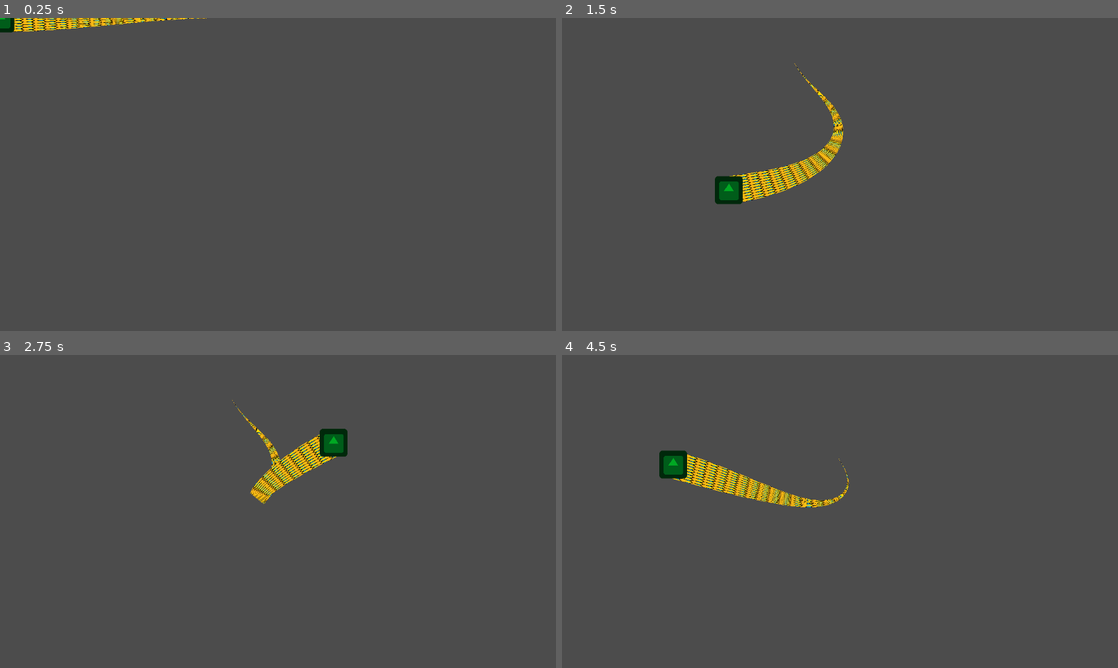
Above: before the commit, frames 1-4 (two rows, left to right).
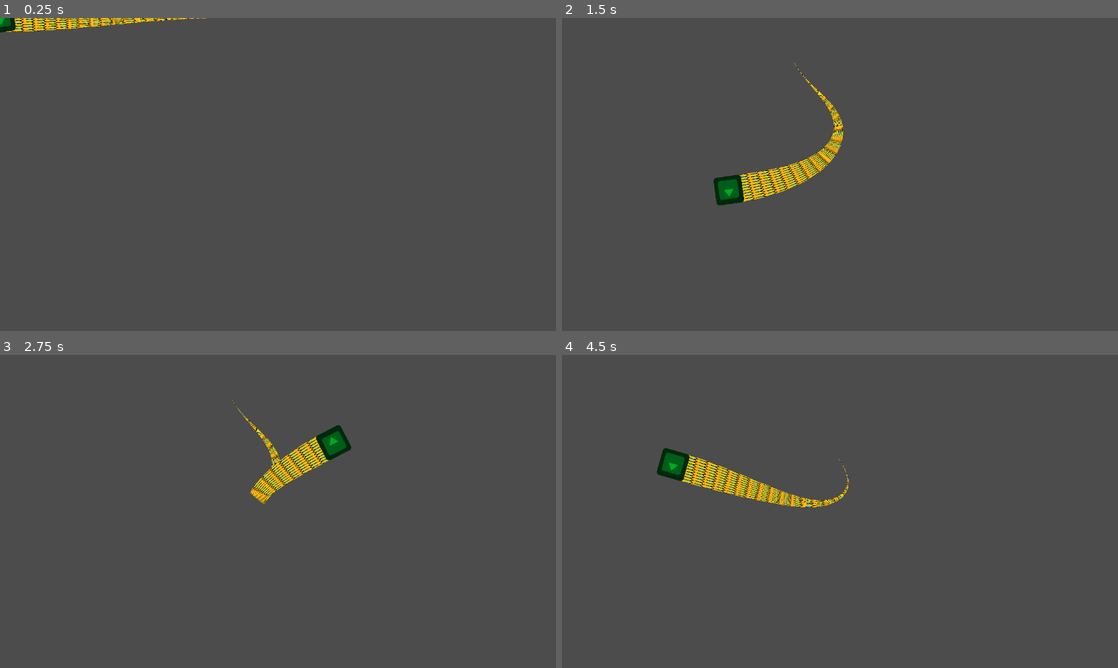
Above: after the commit, the same moments.

Repository: Bumfuzzle91/snake-game
Game: Godot game, scene res://snake/snake.tscn
Two runs of this game, one before a commit and one after it. Both use one fixed random seed, a clock stepped at 60 frames per second and the inputs below. The engine's default icon, where the game draws it, is replaced by a stand-in: a white triangle on a blue panel in a dark square.
Inputs (mouse positions are in pixels of both pictures, inside the frame that each line leads up to):
- Up to frame 1 (0.25 s): no input
- Up to frame 2 (1.5 s): tap Enter at 0.5 s; move the mouse to (962, 158) at 0.52 s; tap Space at 1.25 s; move the mouse to (728, 190) at 1.27 s
- Up to frame 3 (2.75 s): tap Enter at 2 s; move the mouse to (333, 442) at 2.02 s
- Up to frame 4 (4.5 s): tap Space at 2.75, 4.25 s; move the mouse to (812, 574) at 2.77 s; tap Enter at 3.5 s; move the mouse to (1006, 558) at 3.52 s; move the mouse to (673, 464) at 4.27 s

The runs differ from the first frame. In frame 1, less than 0.1% of the frame differs, in the area x 0-3%, y 0-5%; in frame 2, 0.1%; in frame 3, 0.2%, in the area x 56-64%, y 22-34%; in frame 4, 0.2%.

Commit message:
Made head rotate to follow body

Diff:
--- a/src/snake/path/snake_path.gd
+++ b/src/snake/path/snake_path.gd
@@ -1,7 +1,5 @@
 #snake_path.gd
 extends Path2D
-
-#onready var follow = $PathFollow2D
 
 var length = 0
 var resolution = 0
@@ -13,7 +11,7 @@
 	generate_path(body.length, body.resolution)
 
 func _process(delta):
-	follow_target(body.head)
+	follow_target(body.head.position)
 	update()
 
 func generate_path(_length, _resolution):
--- a/src/snake/snake_body.gd
+++ b/src/snake/snake_body.gd
@@ -13,7 +13,7 @@
 var curve
 var distort_curve
 
-onready var head = get_parent().get_child(0)
+onready var head = get_parent().get_child(1)
 
 var rid
 var tex
@@ -39,6 +39,10 @@
 
 func _process(delta):
 	create_mesh_from_path()
+
+	var angle = (curve.get_point_position(0) - curve.get_point_position(1)).angle()
+	head.rotation_degrees = rad2deg(angle)
+
 	update()
 
 func _draw():
@@ -64,7 +68,6 @@
 
 	VisualServer.canvas_item_add_triangle_array(rid, indices, verts, PoolColorArray(), uvs,
 			PoolIntArray(), PoolRealArray(), tex)
-
 
 func create_mesh_from_path():
 	verts = []
